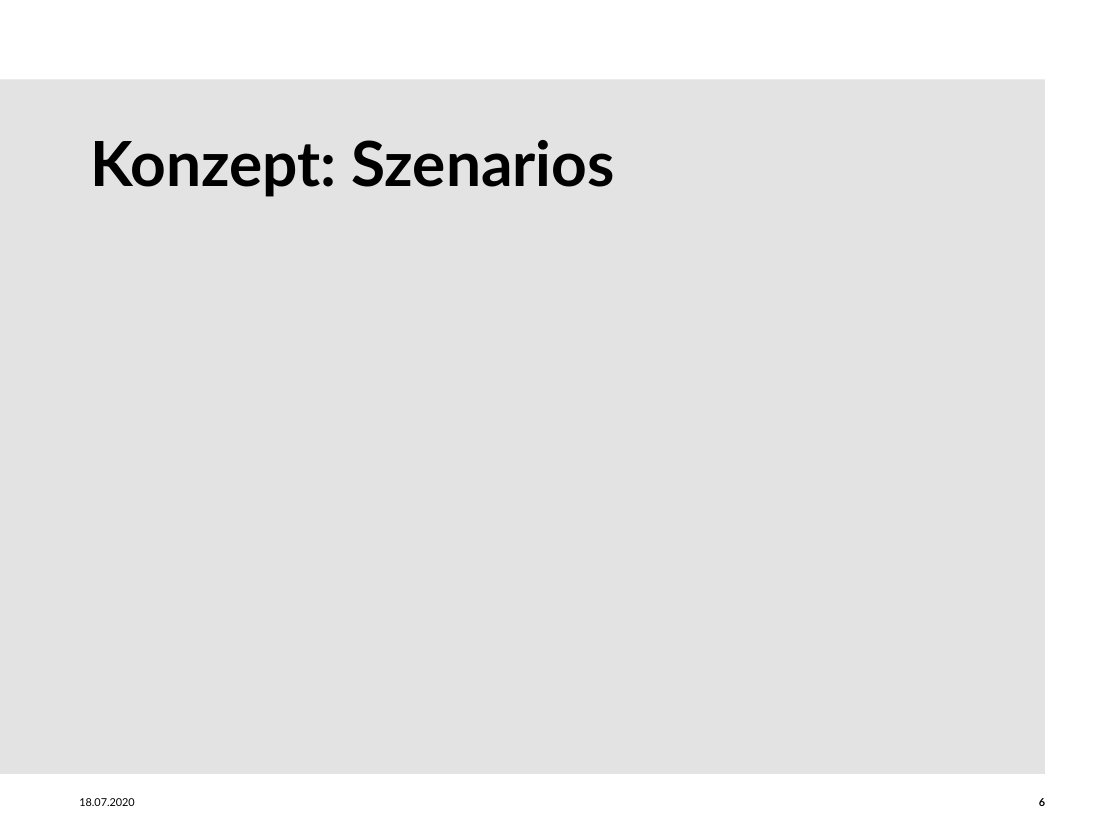
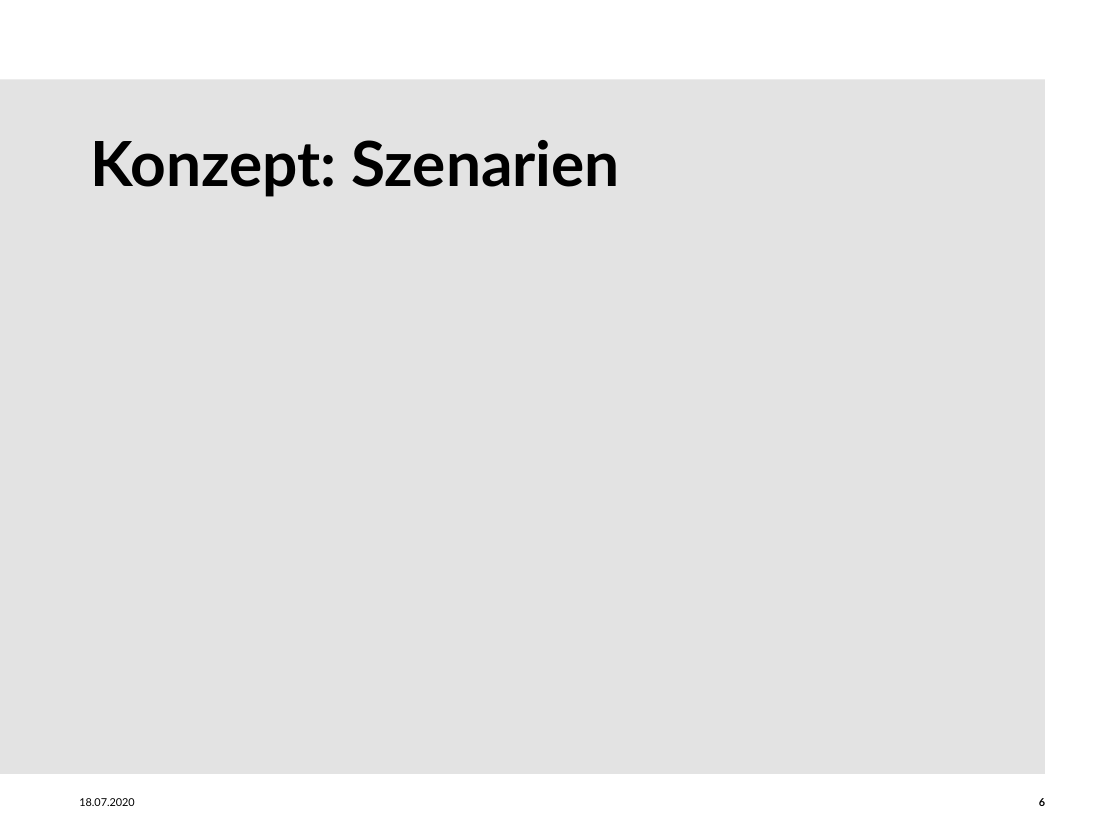
Before and after one commit to Domenic0312/AngewandteElektrotechnik, a slide deck: slide 6 of Präsentation/Präsentation_Rescue_Robot_Gruppe_3.pptx. Drawn at 1120x840 pixels with LibreOffice and Linux fonts; fonts in the diff are those of the drawing; background and template pictures are left out. Boxes give left, top, right and bottom in pixels: in the first picture for what was removed or moved away, otherwise in the second. Text is boxed around its words. In the diff, an @@ line names an element or a change of style, - is before the commit and + after.

```diff
--- a/Präsentation/Präsentation_Rescue_Robot_Gruppe_3.pptx
+++ b/Präsentation/Präsentation_Rescue_Robot_Gruppe_3.pptx
@@ title at (x1=91, y1=140, x2=620, y2=197): text changed @@
-Konzept: Szenarios
+Konzept: Szenarien
```
